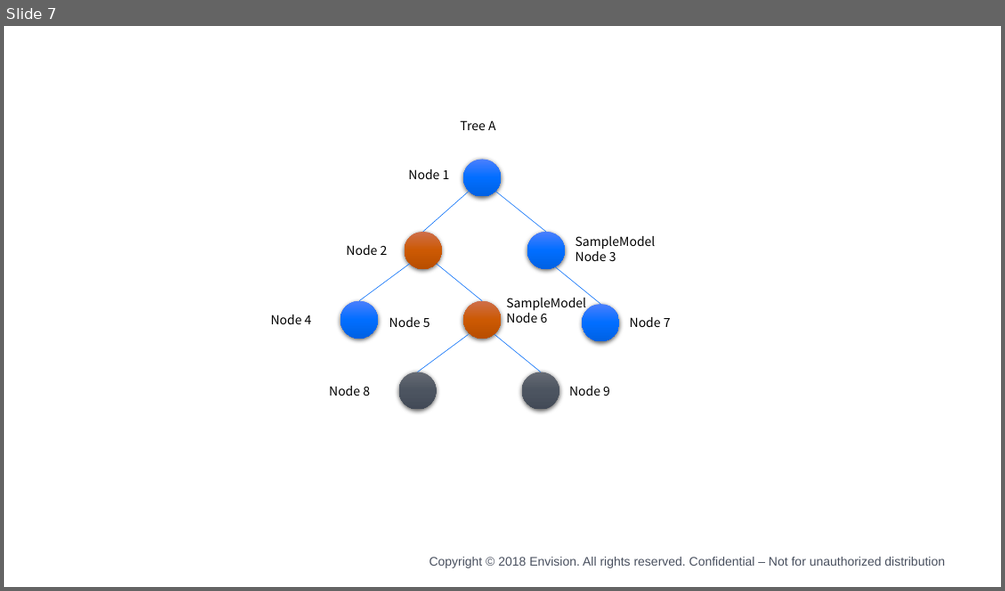
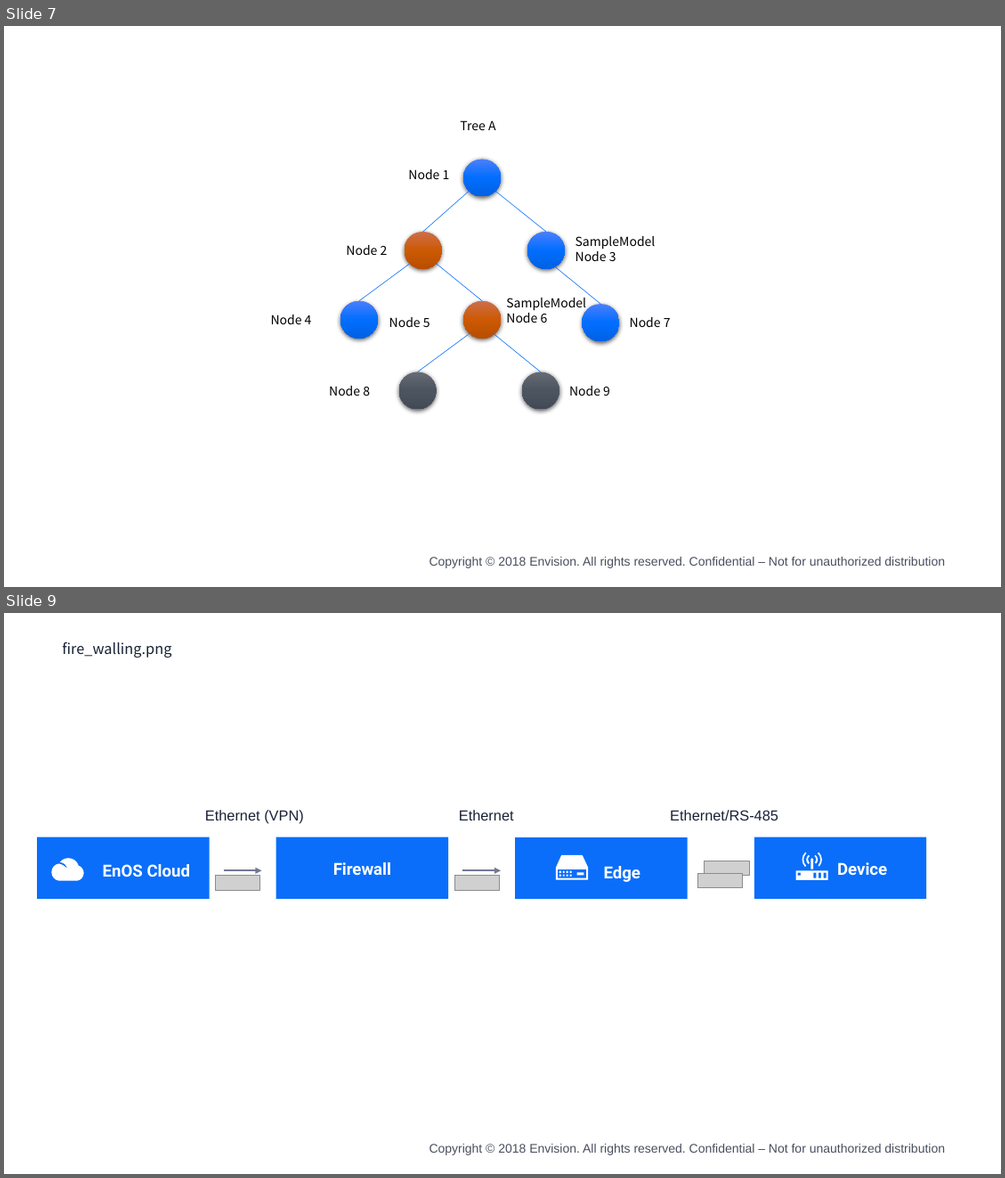
Before and after one commit to EnvisionDoc/enos_edge_en, a slide deck: media/edge.pptx. Shown one above the other, each under a label of ours: slide 7 before the commit, slides 7 and 9 after it; the slides between them are not shown. The pictures are 1005x591 and 1005x1178 pixels, drawn with LibreOffice and Linux fonts; fonts in the diff are those of the drawing; grey boxes stand for pictures; background and template pictures are left out. Boxes give left, top, right and bottom in pixels: in the first picture for what was removed or moved away, otherwise in the second. Text is boxed around its words. In the diff, an @@ line names an element or a change of style, - is before the commit and + after.

```diff
--- a/media/edge.pptx
+++ b/media/edge.pptx
@@ slide 9 added at (4,613,1001,1174), background #FFFFFF; not listed: 1 template element that a slide beside it also shows @@
@@ text added at (62,642,171,657), 14 pt, text #182135 @@
+fire_walling.png
@@ group added at (37,810,926,899): 7 texts, 4 rectangles, 4 pictures, 3 freeform shapes, 2 arrows @@
+Ethernet (VPN)
+Ethernet
+Ethernet/RS-485
+Firewall
+Device
+Edge
+EnOS Cloud
```
Also in this commit, not shown: 2 other slides added, 22 other files.
